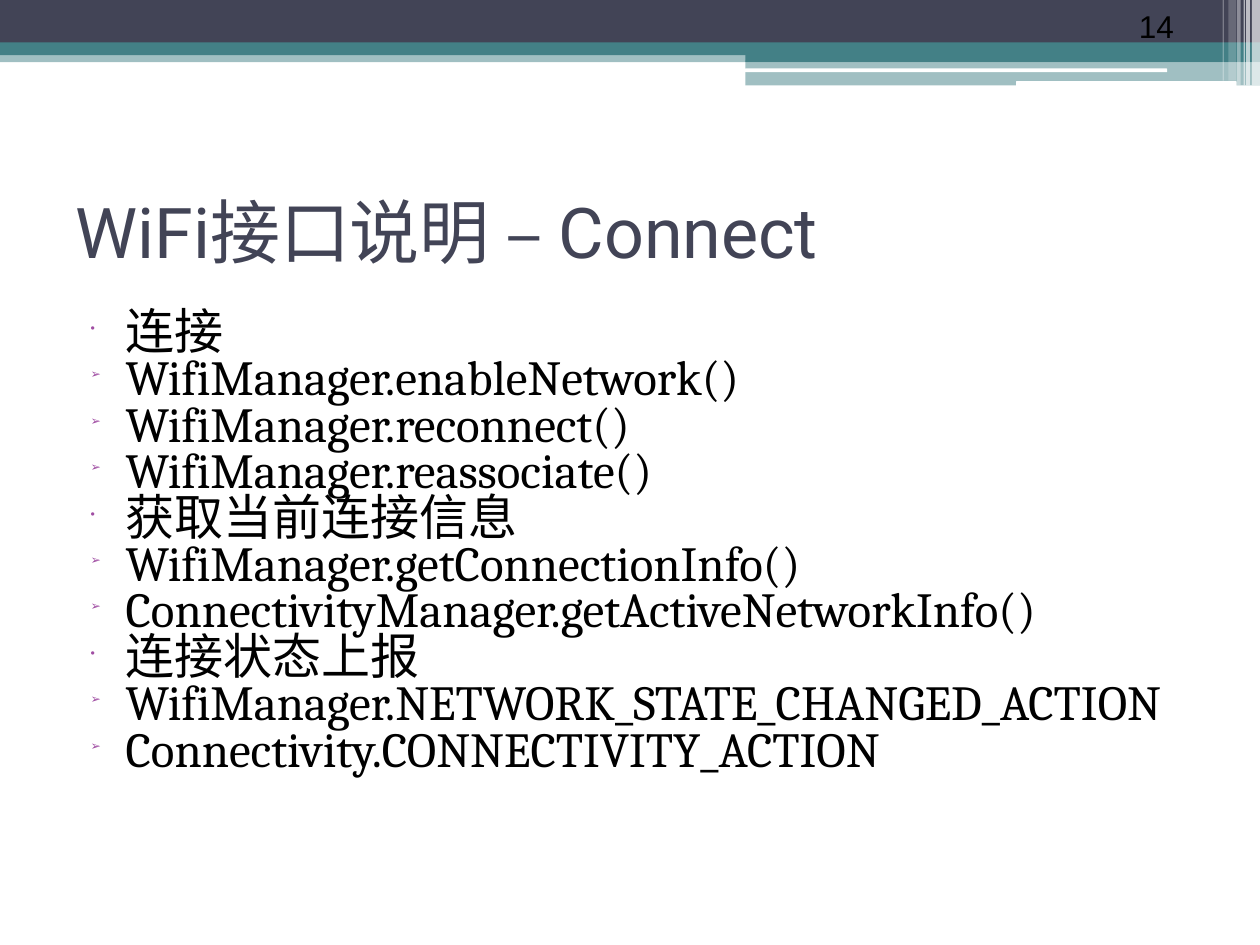
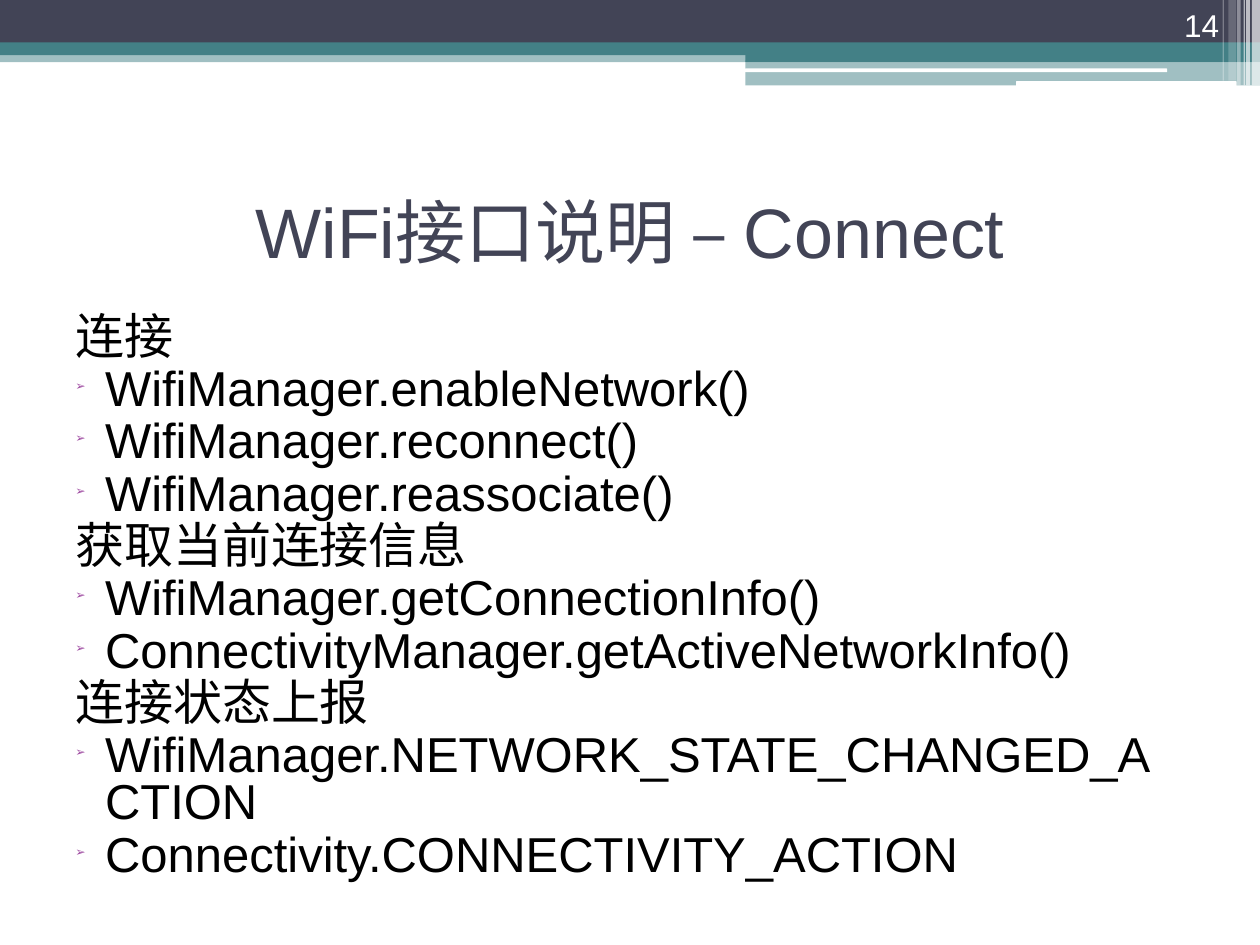
Before and after one commit to ychmax/MyDevelopBase, a slide deck: slide 14 of 第12章 网络数据传输/12.3 Wifi管理类/12.3 Wifi管理类.ppt. Drawn at 1260x945 pixels with LibreOffice and Linux fonts; fonts in the diff are those of the drawing. Boxes give left, top, right and bottom in pixels: in the first picture for what was removed or moved away, otherwise in the second. Text is boxed around its words. In the diff, an @@ line names an element or a change of style, - is before the commit and + after.

```diff
--- a/第12章 网络数据传输/12.3 Wifi管理类/12.3 Wifi管理类.ppt
+++ b/第12章 网络数据传输/12.3 Wifi管理类/12.3 Wifi管理类.ppt
@@ page number at box(1184, 15, 1219, 37): text colour #000000 to #FFFFFF; alignment left to right; vertical alignment top to bottom @@
@@ title "WiFi接口说明 – Connect" at box(256, 203, 1004, 264): font Roboto to Arial; alignment left to centre @@
@@ text "连接" at box(75, 313, 1150, 882): font Cambria to Arial; bullet • to none; line spacing 0.7 to 0.8; indent changed @@
```
Also in this commit, not shown: 14 other slides changed, 6 other files.
